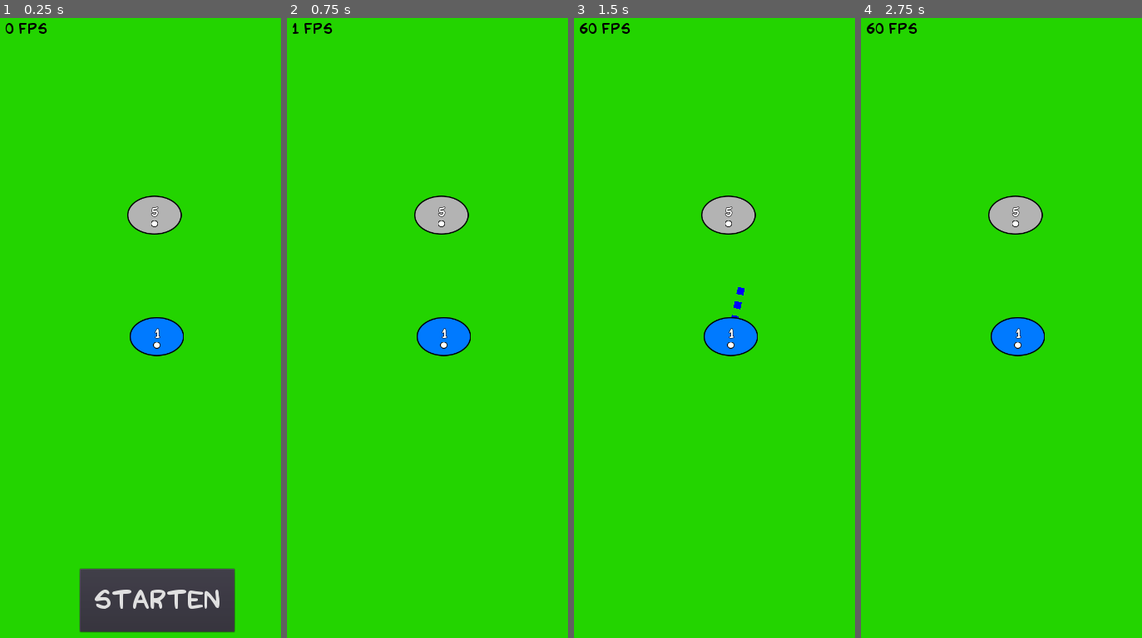
Above: before the commit, frames 1-4 (left to right).
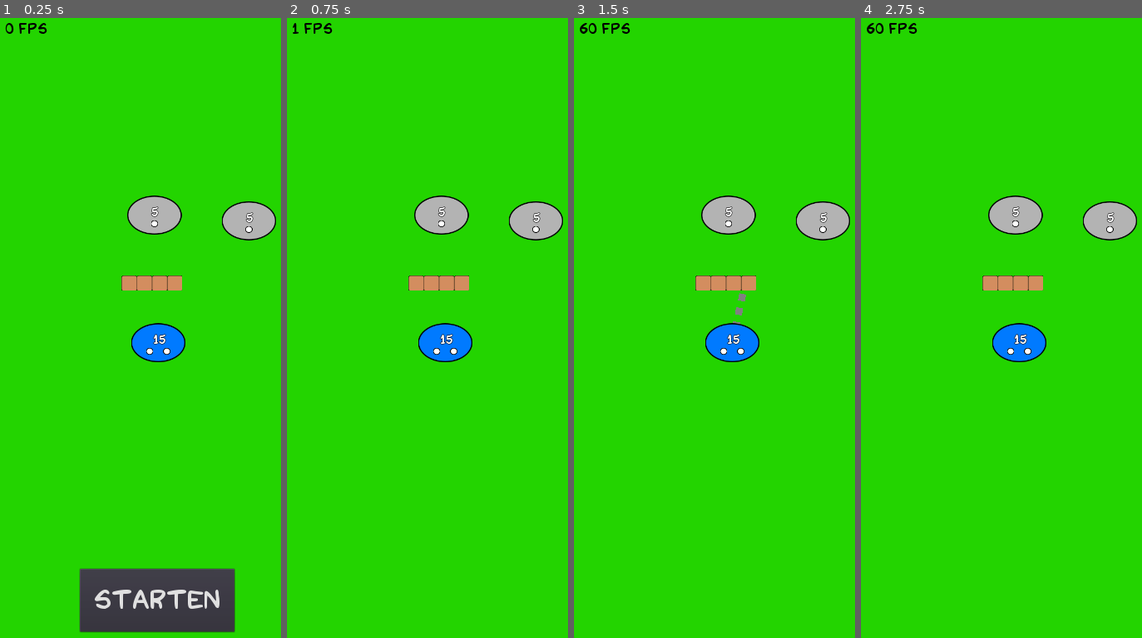
Above: after the commit, the same moments.

Repository: CrowdWare/CancerHealing
Game: Godot game, scene res://World.tscn
Same seed, same stepped clock (60 frames per second), same inputs: the game is played once before the commit and once after it.
Inputs (mouse positions are in pixels of both pictures, inside the frame that each line leads up to):
- Up to frame 1 (0.25 s): no input
- Up to frame 2 (0.75 s): click "Starten" at 0.5 s
- Up to frame 3 (1.5 s): tap Enter at 1.25 s; drag from (731, 334) to (765, 185) at 1.27 s
- Up to frame 4 (2.75 s): drag from (1015, 216) to (998, 470) at 2.02 s

The runs differ from the first frame. In frame 1, 2.2% of the frame differs, in the area x 43-99%, y 29-56%; in frame 2, 2.2%; in frame 3, 2.3%; in frame 4, 2.2%.

Commit message:
uod

Diff:
--- a/Cell.gd
+++ b/Cell.gd
@@ -1,7 +1,6 @@
 extends StaticBody2D
 
 var dragging = false
-var dragHitsWallOrPlayer = false
 var orig
 var drag_pos
 var channels = 0 setget setChannels
@@ -105,7 +104,7 @@
 
 func _mouse_enter():
 	var obj = world.getDragFrom()
-	if obj and obj != self and not obj.dragHitsWallOrPlayer:
+	if obj and obj != self and not obj.dragHitsWallOrThroughPlayer(self) and not world.isAttacking(obj, self) and not world.isSupporting(obj, self):
 		focus.visible = true
 		world.setDragTo(self)
 
@@ -142,12 +141,17 @@
 
 func _draw():
 	if dragging:
-		if dragHitsWall() or dragThroughPlayer():
-			dragHitsWallOrPlayer = true
+		if dragHitsWallOrThroughPlayer():
 			Global.draw_dashed_line(self, Vector2(0,0), Vector2(drag_pos.x - orig.x, drag_pos.y - orig.y), Color(.5, .5, .5), 15, 15)
 		else:
-			dragHitsWallOrPlayer = false
 			Global.draw_dashed_line(self, Vector2(0,0), Vector2(drag_pos.x - orig.x, drag_pos.y - orig.y), Color(0, 0, 1), 15, 15)
+
+func dragHitsWallOrThroughPlayer(ignore = null):
+	var wall = dragHitsWall()
+	var player = dragThroughPlayer(ignore)
+	if wall or player:
+		return true
+	return false
 
 func dragHitsWall():
 	for child in world.get_node("Level").get_children():
@@ -156,16 +160,17 @@
 				var pos = child.map_to_world(tile)
 				pos.x = pos.x + 16
 				pos.y = pos.y + 16
-				var hit = Geometry.segment_intersects_circle(self.position, drag_pos, pos, 16)
+				var hit = Geometry.segment_intersects_circle(position, drag_pos, pos, 16)
 				if hit > 0:
 					return true
 	return false
 
-func dragThroughPlayer():
+func dragThroughPlayer(ignore):
 	for child in world.get_node("Level").get_children():
 		if child is StaticBody2D:
-			if child != self:
-				var intersects = Geometry.segment_intersects_circle(self.position, drag_pos, child.position, 40)
+			if child != self and child != ignore:
+				drag_pos = get_global_mouse_position()
+				var intersects = Geometry.segment_intersects_circle(position, drag_pos, child.position, 40)
 				var hit = Geometry.is_point_in_circle(drag_pos, child.position, 40)
 				if intersects > 0 and hit == false:
 					return true
--- a/Level1.tscn
+++ b/Level1.tscn
@@ -1,8 +1,38 @@
-[gd_scene load_steps=2 format=2]
+[gd_scene load_steps=12 format=2]
 
 [ext_resource path="res://Cell.tscn" type="PackedScene" id=1]
+[ext_resource path="res://run-7.png" type="Texture" id=2]
+[ext_resource path="res://run-6.png" type="Texture" id=3]
+[ext_resource path="res://run-2.png" type="Texture" id=4]
+[ext_resource path="res://run-1.png" type="Texture" id=5]
+[ext_resource path="res://run-8.png" type="Texture" id=6]
+[ext_resource path="res://run-5.png" type="Texture" id=7]
+[ext_resource path="res://run-3.png" type="Texture" id=8]
+[ext_resource path="res://run-4.png" type="Texture" id=9]
+
+[sub_resource type="GDScript" id=2]
+script/source = "extends Node2D
+
+var hasTutorial = true
+
+func playTutorial():
+	$AnimatedSprite.play()
+
+func stopTutorial():
+	$AnimatedSprite.stop()
+	$AnimatedSprite.visible = false
+"
+
+[sub_resource type="SpriteFrames" id=1]
+animations = [ {
+"frames": [ ExtResource( 5 ), ExtResource( 4 ), ExtResource( 8 ), ExtResource( 9 ), ExtResource( 7 ), ExtResource( 2 ), ExtResource( 3 ), ExtResource( 6 ) ],
+"loop": true,
+"name": "default",
+"speed": 5.0
+} ]
 
 [node name="Node2D" type="Node2D"]
+script = SubResource( 2 )
 
 [node name="Cell2" parent="." instance=ExtResource( 1 )]
 position = Vector2( 362, 704 )
@@ -12,3 +42,7 @@
 [node name="Cell1" parent="." instance=ExtResource( 1 )]
 position = Vector2( 357, 449 )
 count = 5
+
+[node name="Tutorial" type="AnimatedSprite" parent="."]
+position = Vector2( 350, 263 )
+frames = SubResource( 1 )
--- a/brick.gd
+++ /dev/null
@@ -1,3 +0,0 @@
-extends StaticBody2D
-
-export var typ = -1
--- a/brick.tscn
+++ /dev/null
@@ -1,16 +0,0 @@
-[gd_scene load_steps=4 format=2]
-
-[ext_resource path="res://brick.png" type="Texture" id=1]
-[ext_resource path="res://brick.gd" type="Script" id=2]
-
-[sub_resource type="CircleShape2D" id=1]
-radius = 14.0
-
-[node name="Node2D" type="StaticBody2D"]
-script = ExtResource( 2 )
-
-[node name="Sprite" type="Sprite" parent="."]
-texture = ExtResource( 1 )
-
-[node name="CollisionShape2D" type="CollisionShape2D" parent="."]
-shape = SubResource( 1 )
--- a/world.gd
+++ b/world.gd
@@ -8,7 +8,7 @@
 var startTime = 0
 var processedFrame = -1
 var swipe_start = null
-var level = 1
+var level = 4
 
 const SPEED = 150
 const MAX_LEVEL_COUNT = 5
@@ -22,6 +22,9 @@
 func _ready():
 	print("Hello world")
 	loadLevel("Level" + str(level))
+	var tut = $Level.get_node("Tutorial")
+	if tut:
+		tut.play()
 
 func setDragTo(object):
 	drag_to = object
@@ -40,7 +43,7 @@
 		return
 
 	# erst mal prüfen, ob line schon besteht
-	if isAttacking(from, to):
+	if isAttacking(from, to) or isSupporting(from, to):
 		return
 
 	# line war schon da, allerdings in umgekehrter Reihenfolge
@@ -62,6 +65,9 @@
 	update()
 
 func _on_Button_pressed():
+	var tut = $Level.get_node("Tutorial")
+	if tut:
+		tut.stop()
 	$StartButton.visible = false
 	started = true
 	startTime = OS.get_unix_time()
Binary file removed: brick.png
Binary file added: run-1.png
Not shown, added: run-1.png.import
Binary file added: run-2.png
Not shown, added: run-2.png.import
Binary file added: run-3.png
Not shown, added: run-3.png.import
Binary file added: run-4.png
Not shown, added: run-4.png.import
Binary file added: run-5.png
Not shown, added: run-5.png.import
Binary file added: run-6.png
(and 5 more such lines)
